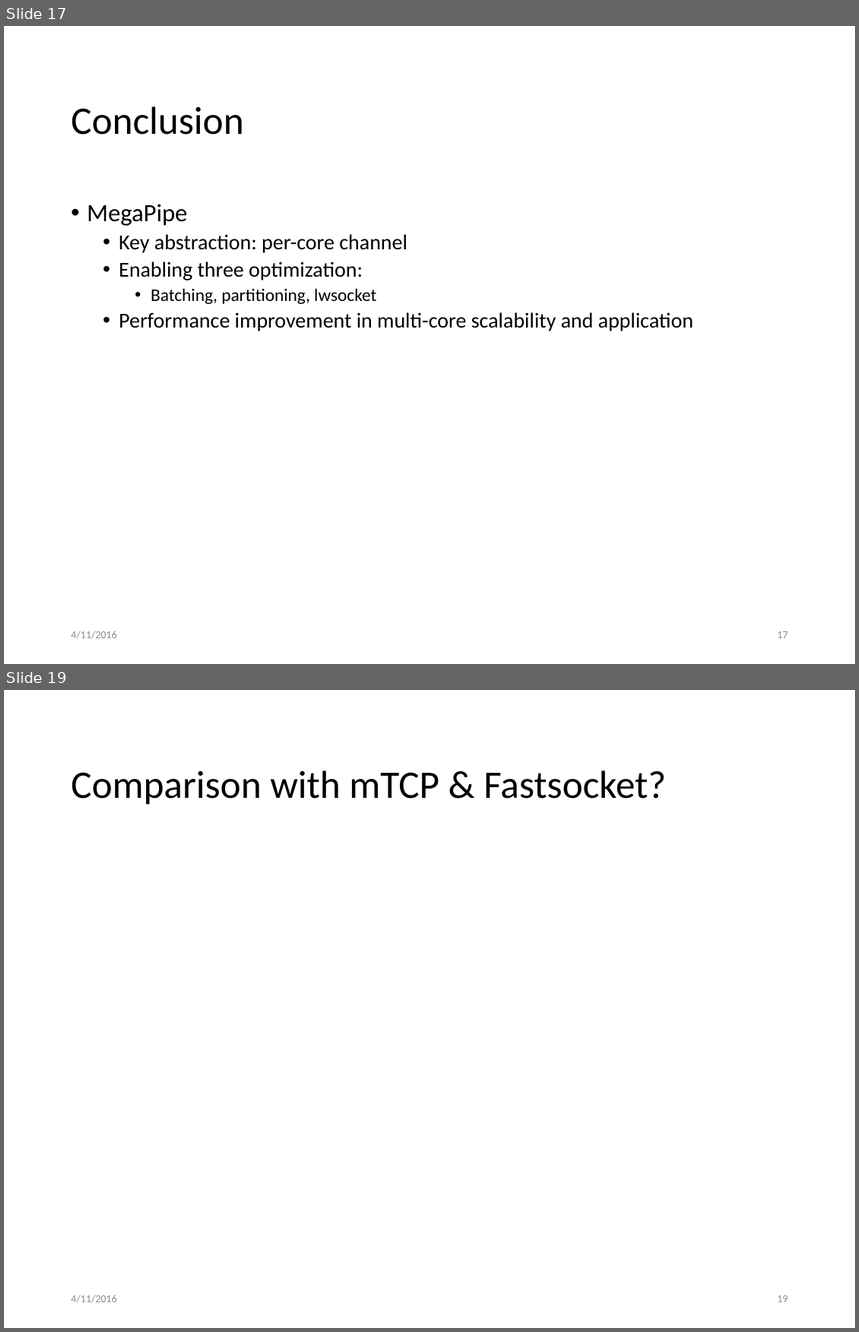
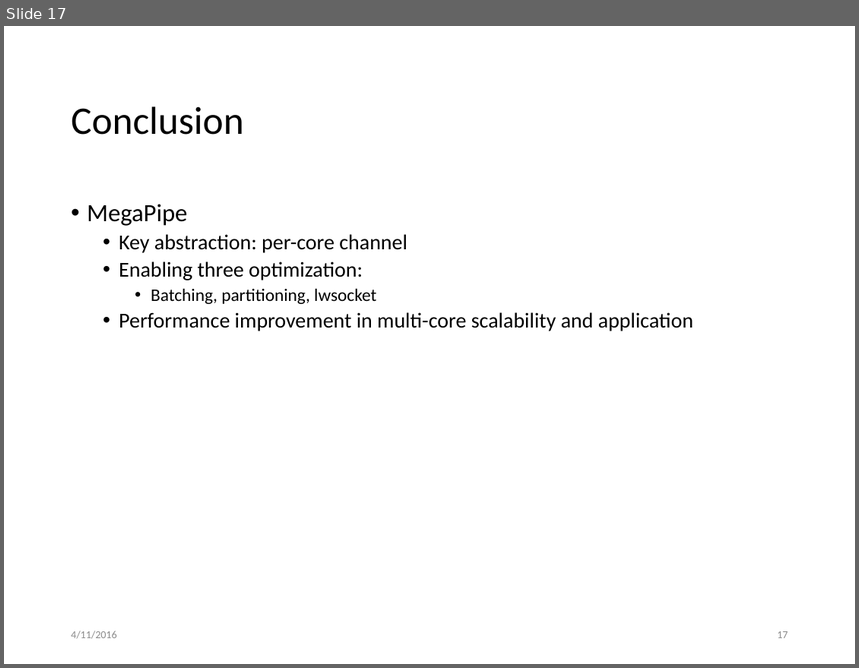
Before and after one commit to Doffery/v9-cpu, a slide deck: root/usr/paper_report/midterm.pptx. Shown one above the other, each under a label of ours: slides 17 and 19 before the commit, slide 17 after it; the slides between them are not shown. The pictures are 859x1332 and 859x668 pixels, drawn with LibreOffice and Linux fonts; fonts in the diff are those of the drawing. Boxes give left, top, right and bottom in pixels: in the first picture for what was removed or moved away, otherwise in the second. Text is boxed around its words. In the diff, an @@ line names an element or a change of style, - is before the commit and + after.

```diff
--- a/root/usr/paper_report/midterm.pptx
+++ b/root/usr/paper_report/midterm.pptx
@@ slide 19 removed at <box>4,690,855,1328</box>, background #FFFFFF @@
@@ title removed at <box>71,771,666,805</box> @@
-Comparison with mTCP & Fastsocket?
@@ text removed at <box>71,1295,116,1303</box> @@
-4/11/2016
@@ page number removed at <box>778,1296,788,1303</box> @@
-19
```
Also in this commit, not shown: 6 slides changed.
